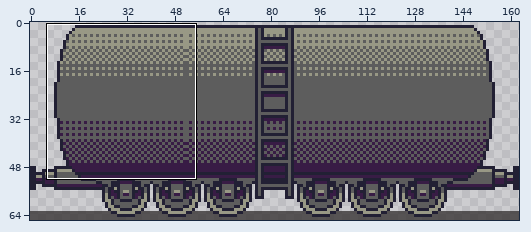
Sprite sheet: src/assets/train.png. Above, an overview of the earlier version with the close-up marked.
Close-up. First the earlier version:
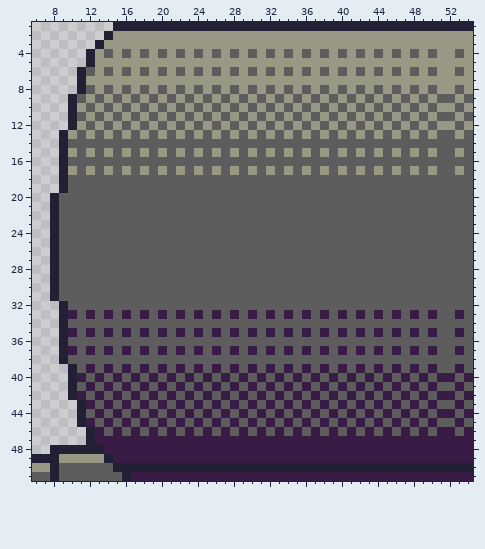
The file is 163x66 pixels. Shown: x 6..54, y 1..51.
And afterwards:
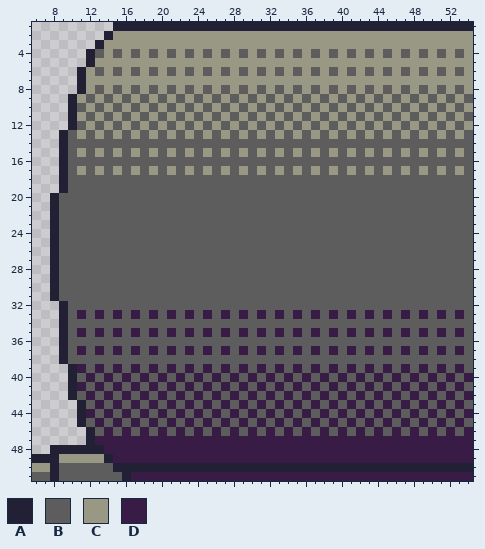
Palette (. is transparent): A #222034  B #5d5d5d  C #989885  D #381c45
Difference:
Changed rows in their new state; - is an unchanged pixel.
first column x 10:
 4 ---BCBCBCBCBCBCBCBCBCBCBCBCBCBCBCBCBCBCBCB
 6 --CBCBCBCBCBCBCBCBCBCBCBCBCBCBCBCBCBCBCBCB
 8 --CBCBCBCBCBCBCBCBCBCBCBCBCBCBCBCBCBCBCBCB
 9 -CBCBCBCBCBCBCBCBCBCBCBCBCBCBCBCBCBCBCBCBC
10 -BCBCBCBCBCBCBCBCBCBCBCBCBCBCBCBCBCBCBCBCB
11 -CBCBCBCBCBCBCBCBCBCBCBCBCBCBCBCBCBCBCBCBC
12 -BCBCBCBCBCBCBCBCBCBCBCBCBCBCBCBCBCBCBCBCB
13 BCBCBCBCBCBCBCBCBCBCBCBCBCBCBCBCBCBCBCBCBC
15 BCBCBCBCBCBCBCBCBCBCBCBCBCBCBCBCBCBCBCBCBC
17 BCBCBCBCBCBCBCBCBCBCBCBCBCBCBCBCBCBCBCBCBC
first column x 10:
33 BDBDBDBDBDBDBDBDBDBDBDBDBDBDBDBDBDBDBDBDBD
35 BDBDBDBDBDBDBDBDBDBDBDBDBDBDBDBDBDBDBDBDBD
37 BDBDBDBDBDBDBDBDBDBDBDBDBDBDBDBDBDBDBDBDBD
39 -DBDBDBDBDBDBDBDBDBDBDBDBDBDBDBDBDBDBDBDBD
40 -BDBDBDBDBDBDBDBDBDBDBDBDBDBDBDBDBDBDBDBDB
41 -DBDBDBDBDBDBDBDBDBDBDBDBDBDBDBDBDBDBDBDBD
42 -BDBDBDBDBDBDBDBDBDBDBDBDBDBDBDBDBDBDBDBDB
43 --BDBDBDBDBDBDBDBDBDBDBDBDBDBDBDBDBDBDBDBD
44 --DBDBDBDBDBDBDBDBDBDBDBDBDBDBDBDBDBDBDBDB
45 --BDBDBDBDBDBDBDBDBDBDBDBDBDBDBDBDBDBDBDBD
46 ---BDBDBDBDBDBDBDBDBDBDBDBDBDBDBDBDBDBDBDB
Boxes around the changes in both close-ups, in picture pixels (x1, y1, x2, y2):
changed: (68, 49, 446, 175)
changed: (68, 310, 446, 436)
